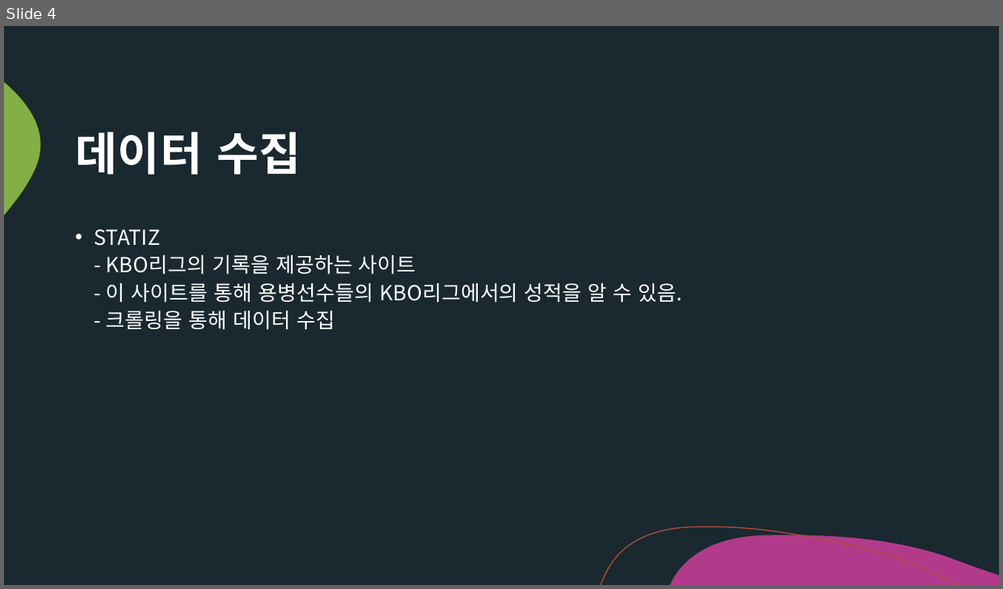
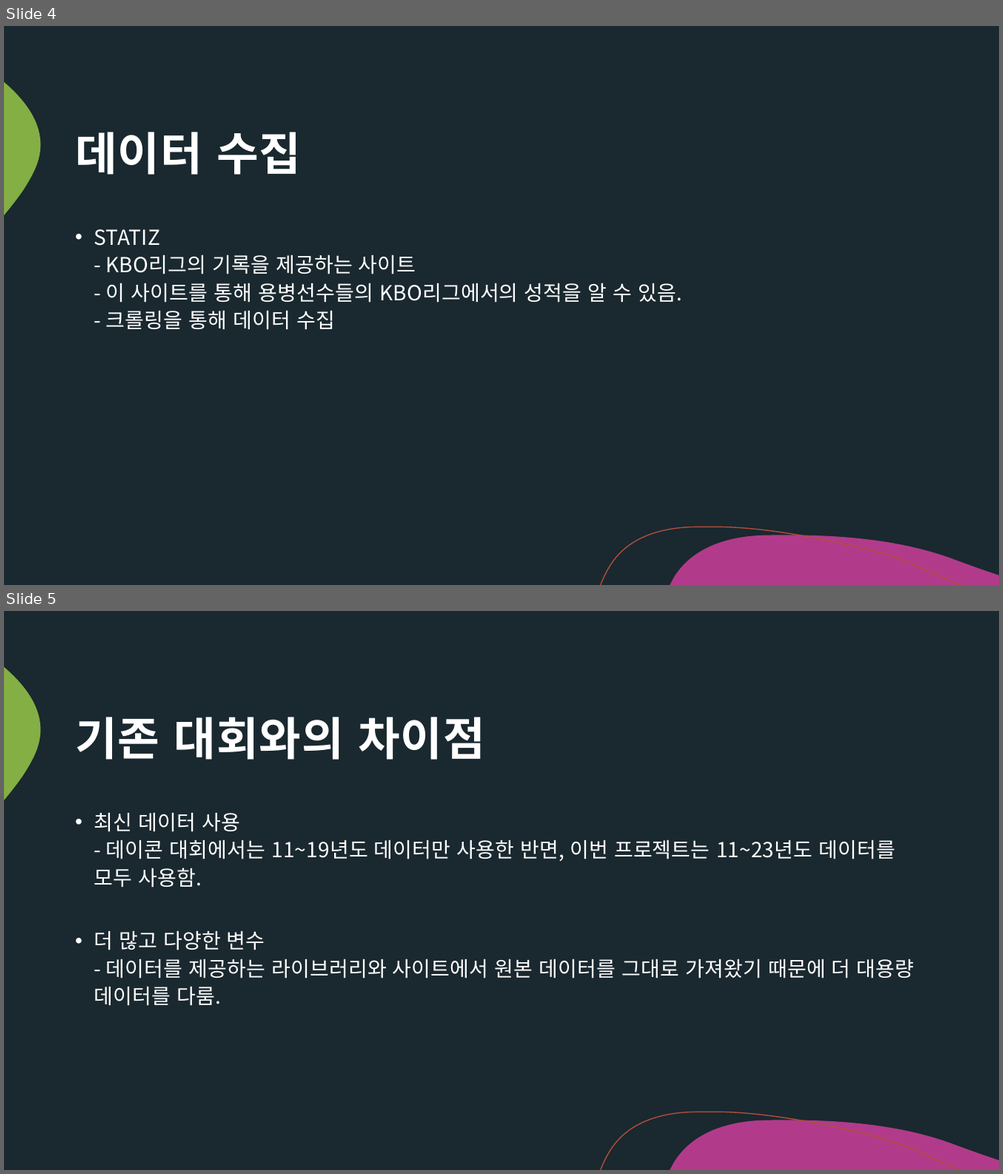
Before and after one commit to Tae-Hyeon-Kim/Analysis-of-KBO-Foreign-Pitchers, a slide deck: KBO 외국인 투수 분석.pptx. Shown one above the other, each under a label of ours: slide 4 before the commit, slides 4 and 5 after it. The pictures are 1003x589 and 1003x1174 pixels, drawn with LibreOffice and Linux fonts; fonts in the diff are those of the drawing. Boxes give left, top, right and bottom in pixels: in the first picture for what was removed or moved away, otherwise in the second. Text is boxed around its words. In the diff, an @@ line names an element or a change of style, - is before the commit and + after.

```diff
--- a/KBO 외국인 투수 분석.pptx
+++ b/KBO 외국인 투수 분석.pptx
@@ slide 5 added at box(4, 611, 999, 1170), background #1A282F; not listed: 3 template elements that a slide beside it also shows @@
@@ title added at box(75, 717, 485, 760), 44 pt, text #FFFFFF, bold @@
+기존 대회와의 차이점
@@ text added at box(94, 813, 914, 1006), 20 pt, text #FFFFFF @@
+• 최신 데이터 사용
+  - 데이콘 대회에서는 11~19년도 데이터만 사용한 반면, 이번 프로젝트는 11~23년도 데이터를 모두 사용함.
+• 더 많고 다양한 변수
+  - 데이터를 제공하는 라이브러리와 사이트에서 원본 데이터를 그대로 가져왔기 때문에 더 대용량 데이터를 다룸.
```
Also in this commit, not shown: 1 slide changed, 4 other slides added, 2 slides removed, 3 other files.
